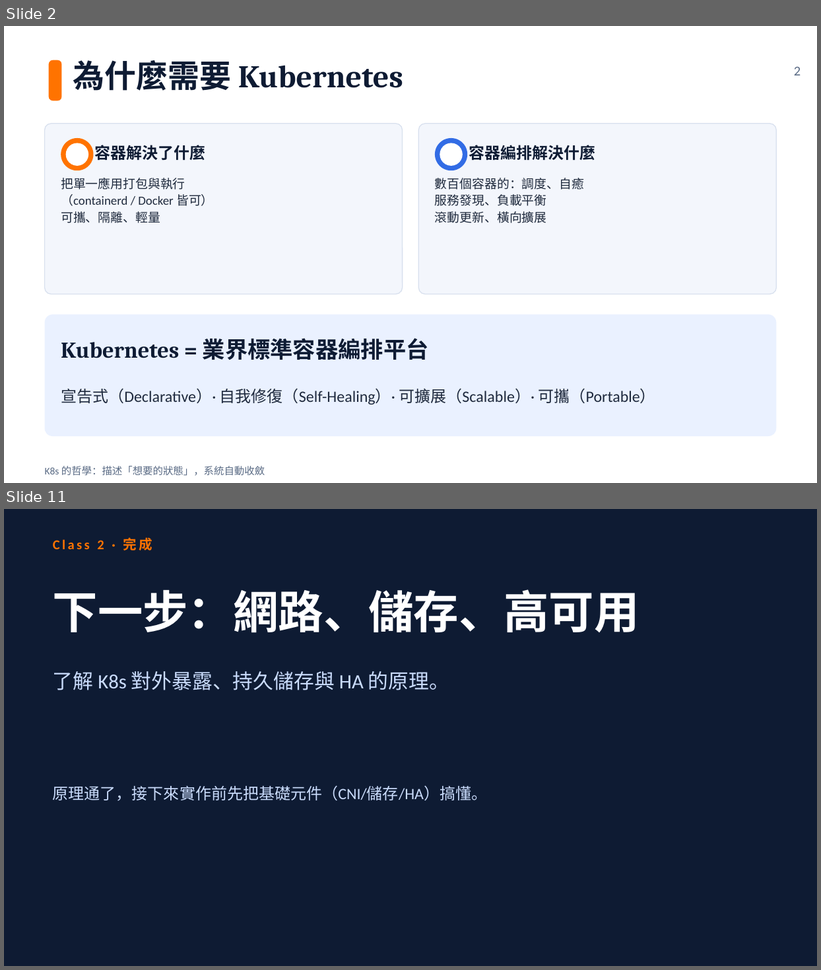
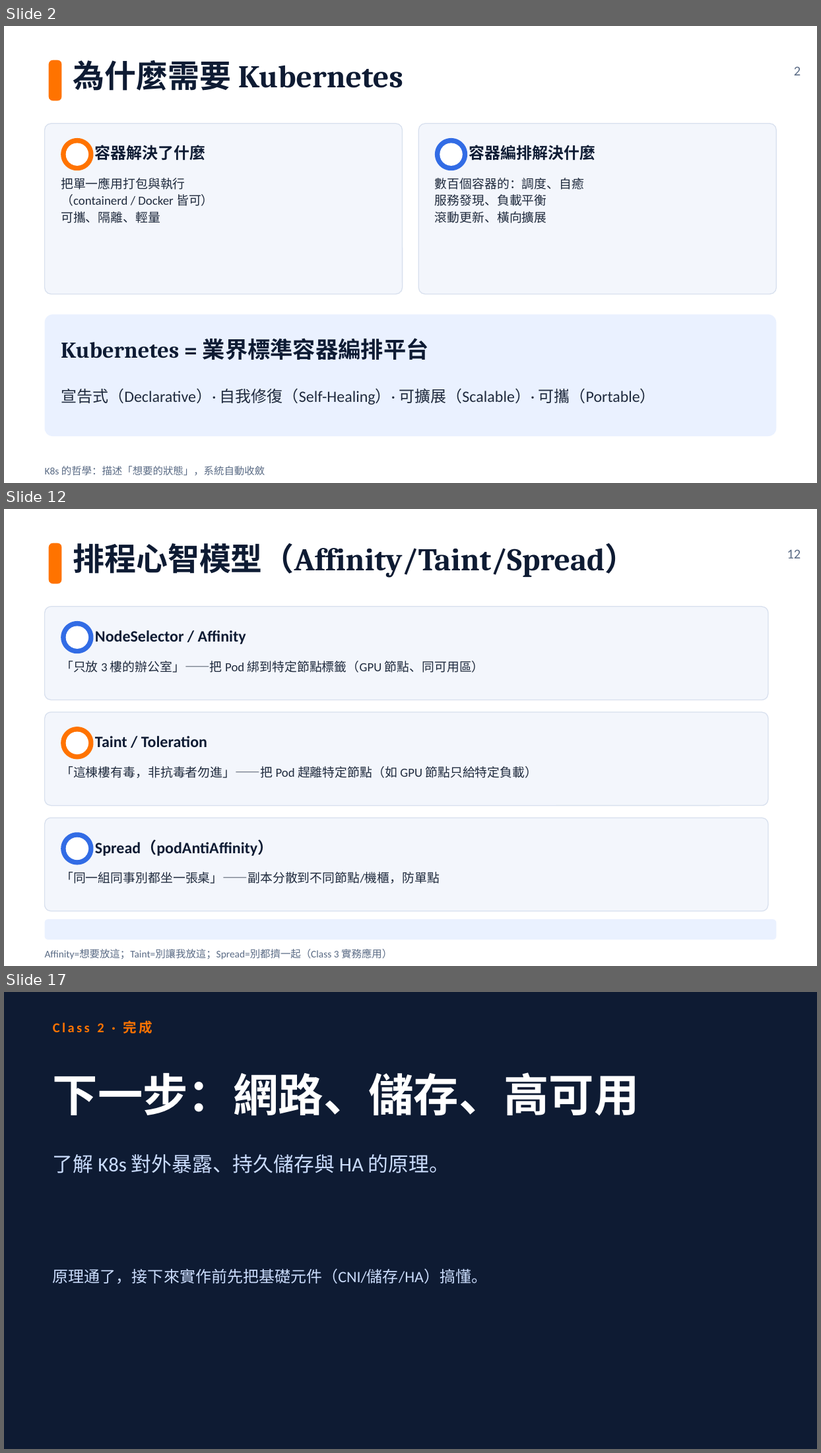
Before and after one commit to subirdkimo/k8s-course, a slide deck: 01-class-slides/class-02-k8s-core.pptx. Shown one above the other, each under a label of ours: slides 2 and 11 before the commit, slides 2, 12 and 17 after it; the slides between them are not shown. The pictures are 821x970 and 821x1453 pixels, drawn with LibreOffice and Linux fonts; fonts in the diff are those of the drawing. Boxes give left, top, right and bottom in pixels: in the first picture for what was removed or moved away, otherwise in the second. Text is boxed around its words. In the diff, an @@ line names an element or a change of style, - is before the commit and + after.

Commit message:
feat(class-01/02): 觀念深化 — 擴充講解層概念 + 投影片 +6~7 頁
Class 1 (+5 概念): 虛擬化三形態/隔離vs效能/精簡供應快照超售/封包流向心智模型/quorum與重啟
Class 2 (+6 概念): 容器VM裸機光譜/宣告式reconcile loop/etcd quorum/Pod網路兩層IP/Service原理/排程Affinity-Taint-Spread
時長: C1→2hr, C2→2hr15min; overview v1.2

```diff
--- a/01-class-slides/class-02-k8s-core.pptx
+++ b/01-class-slides/class-02-k8s-core.pptx
@@ slide 12 added at <box>4,509,817,966</box>, background #FFFFFF @@
@@ rounded rectangle added at <box>49,543,61,584</box>, fill #FF7300 @@
@@ text added at <box>73,543,637,578</box>, 28 pt, text #0E1B33, bold @@
+排程心智模型（Affinity/Taint/Spread）
@@ text added at <box>787,549,801,559</box>, 12 pt, text #5A6B85 @@
+12
@@ rounded rectangle added at <box>45,607,768,700</box>, fill #F3F6FC, outline #D8E0EE 0.75 pt @@
@@ ellipse added at <box>61,621,94,654</box>, fill #326CE5 @@
@@ ellipse added at <box>66,626,88,649</box>, fill #FFFFFF @@
@@ text added at <box>95,630,246,644</box>, 14 pt, text #0E1B33, bold @@
+NodeSelector / Affinity
@@ text added at <box>61,661,484,673</box>, 11 pt, text #1F2A3D @@
+「只放 3 樓的辦公室」——把 Pod 綁到特定節點標籤（GPU 節點、同可用區）
@@ rounded rectangle added at <box>45,712,768,806</box>, fill #F3F6FC, outline #D8E0EE 0.75 pt @@
@@ ellipse added at <box>61,727,94,759</box>, fill #FF7300 @@
@@ ellipse added at <box>66,732,88,755</box>, fill #FFFFFF @@
@@ text added at <box>95,736,207,747</box>, 14 pt, text #0E1B33, bold @@
+Taint / Toleration
@@ text added at <box>61,766,538,778</box>, 11 pt, text #1F2A3D @@
+「這棟樓有毒，非抗毒者勿進」——把 Pod 趕離特定節點（如 GPU 節點只給特定負載）
@@ rounded rectangle added at <box>45,818,768,912</box>, fill #F3F6FC, outline #D8E0EE 0.75 pt @@
@@ ellipse added at <box>61,832,94,865</box>, fill #326CE5 @@
@@ ellipse added at <box>66,838,88,860</box>, fill #FFFFFF @@
@@ text added at <box>95,840,274,856</box>, 14 pt, text #0E1B33, bold @@
+Spread（podAntiAffinity）
@@ text added at <box>61,872,440,884</box>, 11 pt, text #1F2A3D @@
+「同一組同事別都坐一張桌」——副本分散到不同節點/機櫃，防單點
@@ rounded rectangle added at <box>45,920,776,940</box>, fill #EAF1FF @@
@@ text added at <box>45,949,392,960</box>, 9 pt, text #5A6B85 @@
+Affinity=想要放這；Taint=別讓我放這；Spread=別都擠一起（Class 3 實務應用）
@@ what was slide 11 is now slide 17 @@
```
Also in this commit, not shown: 9 slides changed, 5 other slides added, 7 other files.
